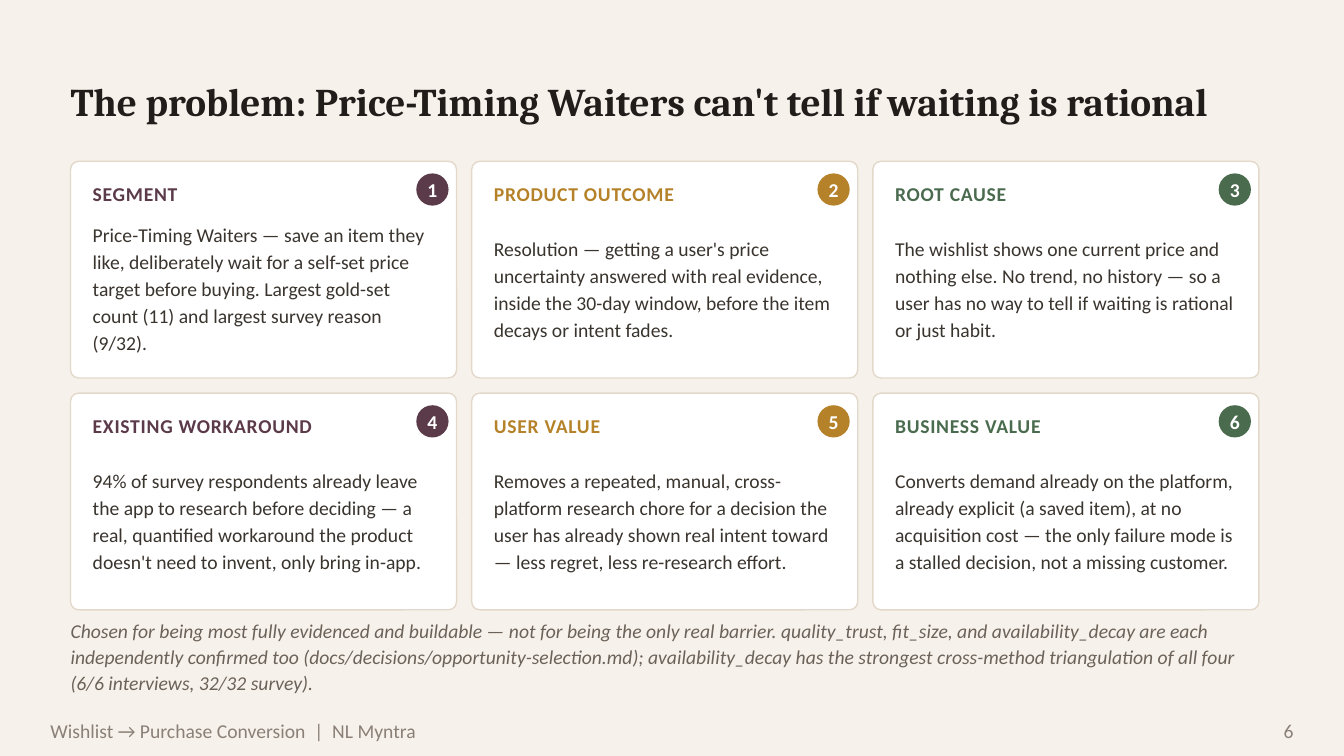
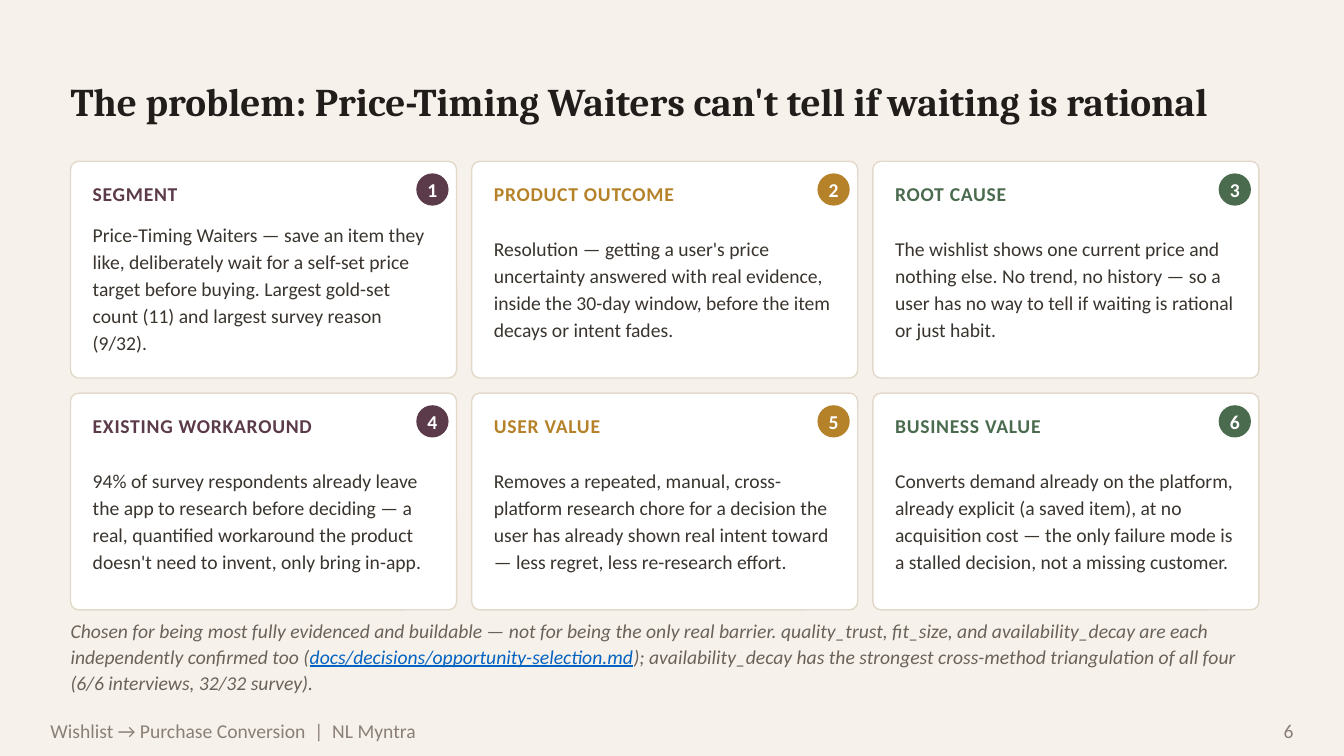
Before and after one commit to blazing-llama/NL-Myntra-Graduation-Project, a slide deck: slide 6 of docs/deck/NL Myntra.pptx. Drawn at 1344x756 pixels with LibreOffice and Linux fonts; fonts in the diff are those of the drawing. Boxes give left, top, right and bottom in pixels: in the first picture for what was removed or moved away, otherwise in the second. Text is boxed around its words. In the diff, an @@ line names an element or a change of style, - is before the commit and + after.

```diff
--- a/docs/deck/NL Myntra.pptx
+++ b/docs/deck/NL Myntra.pptx
@@ text "Chosen for being most fully ..." at bbox=[71, 624, 1236, 693]: text colour #6B6259 to #0563C1, underline on in "(docs/decisions/opportunity-selection.md);" @@
```
Also in this commit, not shown: 3 other slides changed, 4 other files.
